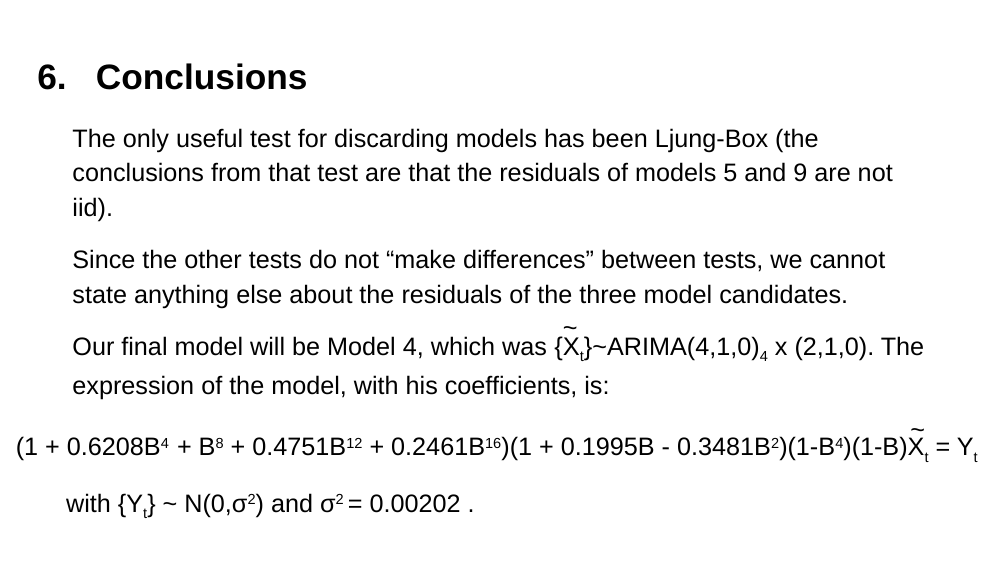
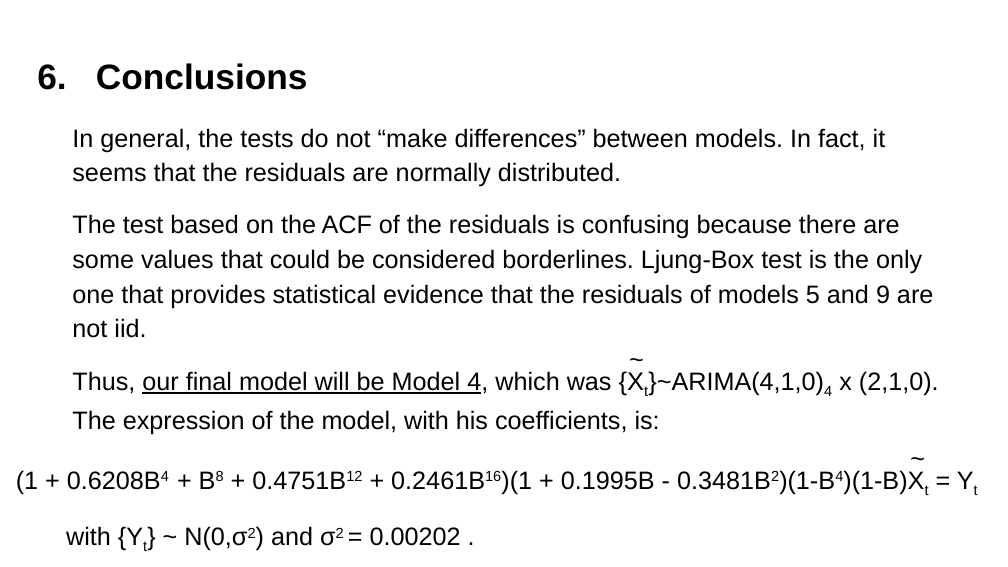
Before and after one commit to mgp165/time-series-final-project, a slide deck: slide 21 of final project.pptx. Drawn at 1008x567 pixels with LibreOffice and Linux fonts; fonts in the diff are those of the drawing. Boxes give left, top, right and bottom in pixels: in the first picture for what was removed or moved away, otherwise in the second. Text is boxed around its words. In the diff, an @@ line names an element or a change of style, - is before the commit and + after.

Commit message:
presentation file

```diff
--- a/final project.pptx
+++ b/final project.pptx
@@ text at [72, 128, 939, 435]: text changed @@
-The only useful test for discarding models has been Ljung-Box (the conclusions from that test are that the residuals of models 5 and 9 are not iid).
-Since the other tests do not “make differences” between tests, we cannot state anything else about the residuals of the three model candidates.
-Our final model will be Model 4, which was {Xt}~ARIMA(4,1,0)4 x (2,1,0). The expression of the model, with his coefficients, is:
+In general, the tests do not “make differences” between models. In fact, it seems that the residuals are normally distributed.
+The test based on the ACF of the residuals is confusing because there are some values that could be considered borderlines. Ljung-Box test is the only one that provides statistical evidence that the residuals of models 5 and 9 are not iid.
+Thus, our final model will be Model 4, which was {Xt}~ARIMA(4,1,0)4 x (2,1,0). The expression of the model, with his coefficients, is:
@@ text "~": place and size @@
-text "~" at [552, 301, 586, 352]
+text "~" at [619, 334, 652, 384]
@@ text "(1 + 0.6208B4 + B8 ...": place and size @@
-text "(1 + 0.6208B4 + B8 ..." at [16, 436, 835, 517]
+text "(1 + 0.6208B4 + B8 ..." at [16, 470, 835, 551]
@@ text "~": place and size @@
-text "~" at [900, 403, 938, 454]
+text "~" at [900, 432, 938, 483]
```
Also in this commit, not shown: 1 other slide changed.
